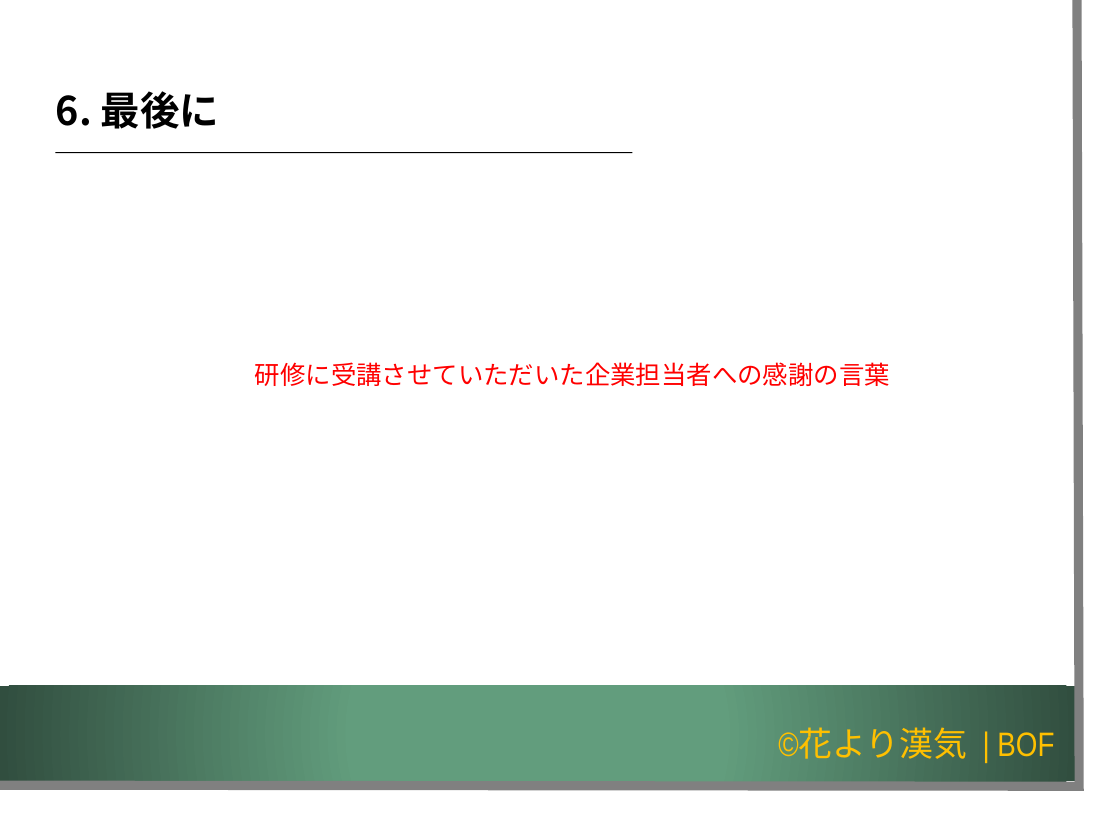
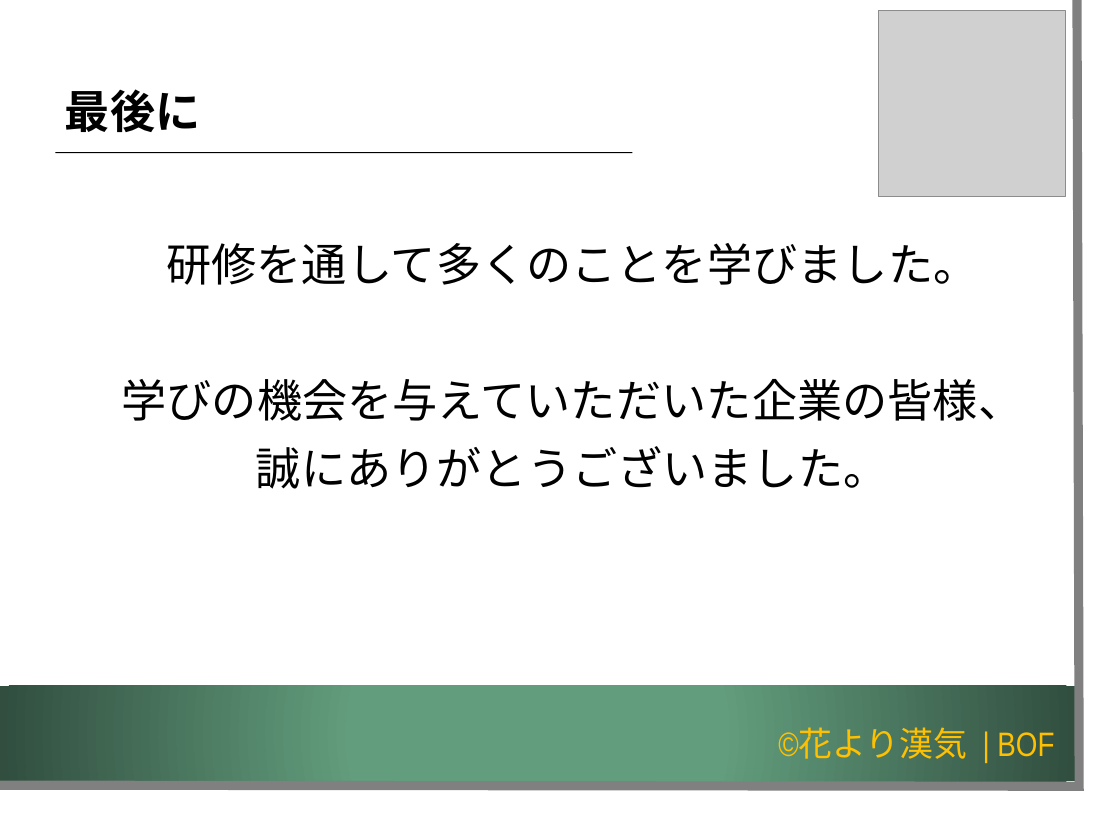
Before and after one commit to K-MIGTA/hanayoriRepo, a slide deck: slide 31 of 成果報告会_発表用スライド_チーム開発演習編集版_1.2.pptx (slide 20 before the commit). Drawn at 1120x840 pixels with LibreOffice and Linux fonts; fonts in the diff are those of the drawing; grey boxes stand for pictures; background and template pictures are left out. Boxes give left, top, right and bottom in pixels: in the first picture for what was removed or moved away, otherwise in the second. Text is boxed around its words. In the diff, an @@ line names an element or a change of style, - is before the commit and + after.

```diff
--- a/成果報告会_発表用スライド_チーム開発演習編集版_1.2.pptx
+++ b/成果報告会_発表用スライド_チーム開発演習編集版_1.2.pptx
@@ picture added at (x1=878, y1=11, x2=1065, y2=197) @@
@@ text at (x1=65, y1=89, x2=200, y2=132): text changed; size 28 to 32 pt @@
-6. 最後に
+最後に
@@ text at (x1=121, y1=243, x2=1023, y2=489): text changed; size 18 to 32 pt; font Noto Sans CJK JP to Noto Sans CJK SC; text colour #FF0000 to #000000 @@
-研修に受講させていただいた企業担当者への感謝の言葉
+研修を通して多くのことを学びました。
+学びの機会を与えていただいた企業の皆様、
+誠にありがとうございました。
```
Also in this commit, not shown: 10 other slides changed, 22 slides added, 8 slides removed.
